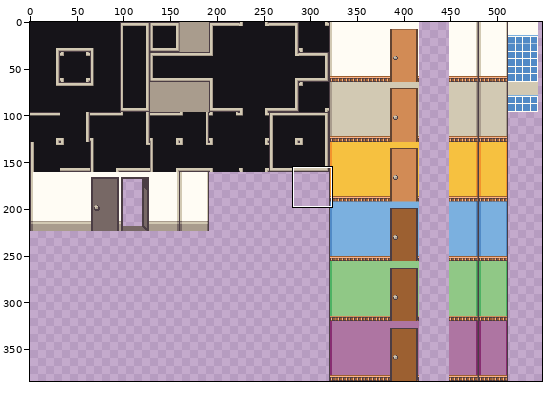
Pixel-art file, stored at godot/res/sprites/tilesets/walls.aseprite. The picture above shows the old version from afar; the outline marks the close-up.
Close-up. Earlier state:
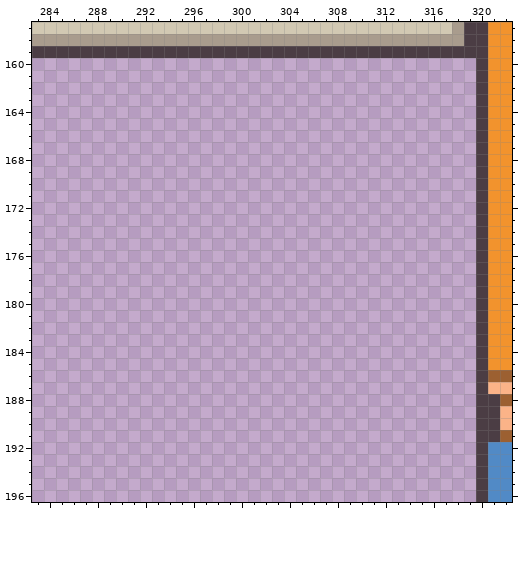
640x384 pixels, 1 frame. Shown: x 283..322, y 157..196. The wide view leaves out empty margins. The commit also changed other parts of the picture, which this record leaves out.
Once edited:
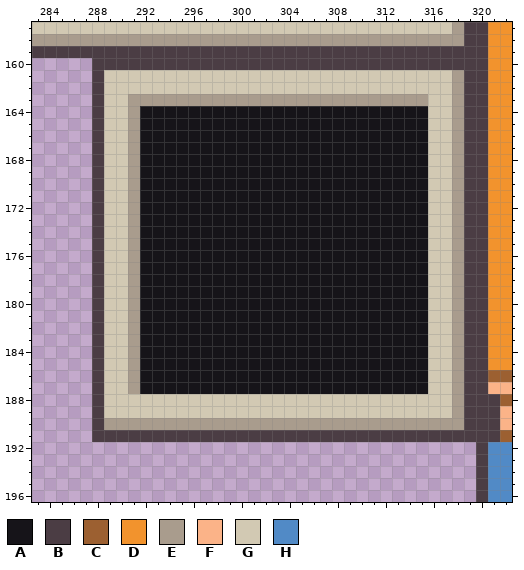
Palette (. is transparent): A #161419  B #4b3d44  C #9c6031  D #f2932d  E #a99c8d  F #fbb388  G #d2c9b3  H #518ac6
The exact change:
y 160: x 288..319 ................................ -> BBBBBBBBBBBBBBBBBBBBBBBBBBBBBBBB
y 161..162: x 288..319 ................................ -> BGGGGGGGGGGGGGGGGGGGGGGGGGGGGGEB
y 163: x 288..319 ................................ -> BGGEEEEEEEEEEEEEEEEEEEEEEEEEGGEB
y 164..187: x 288..319 ................................ -> BGGEAAAAAAAAAAAAAAAAAAAAAAAAGGEB
y 188..189: x 288..319 ................................ -> BGGGGGGGGGGGGGGGGGGGGGGGGGGGGGEB
y 190: x 288..319 ................................ -> BEEEEEEEEEEEEEEEEEEEEEEEEEEEEEEB
y 191: x 288..319 ................................ -> BBBBBBBBBBBBBBBBBBBBBBBBBBBBBBBB
Changed places in both close-ups, as pixel boxes (x1, y1, x2, y2):
added: (92, 58, 476, 442)
